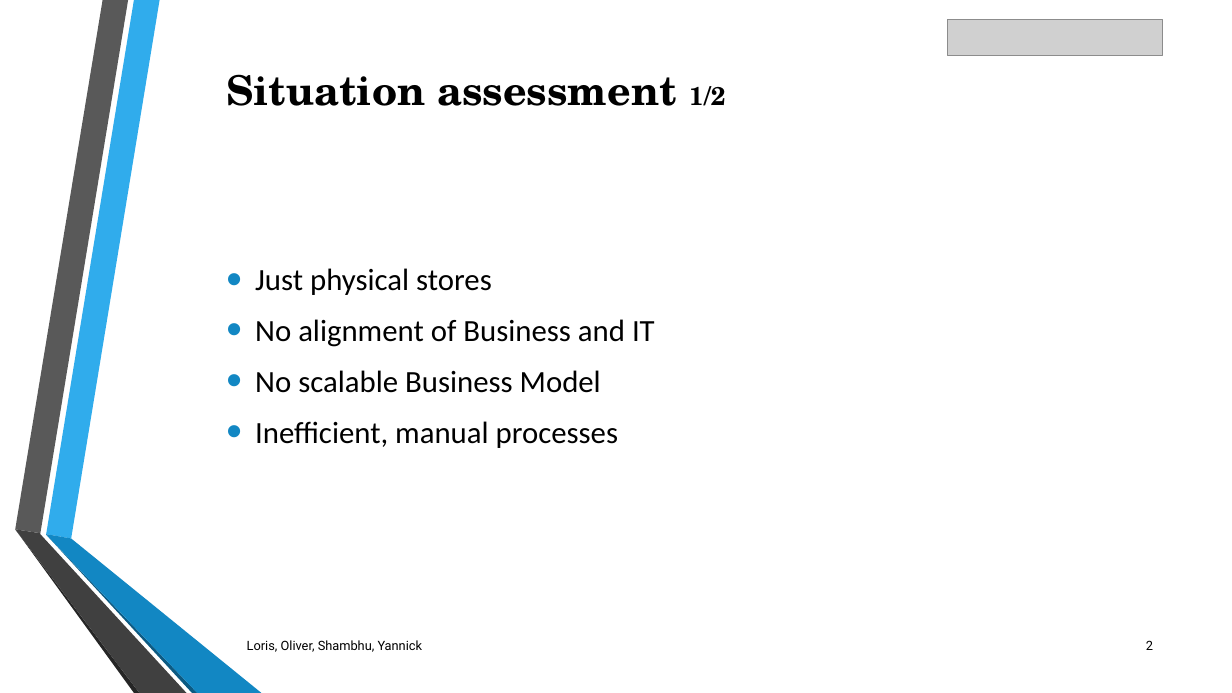
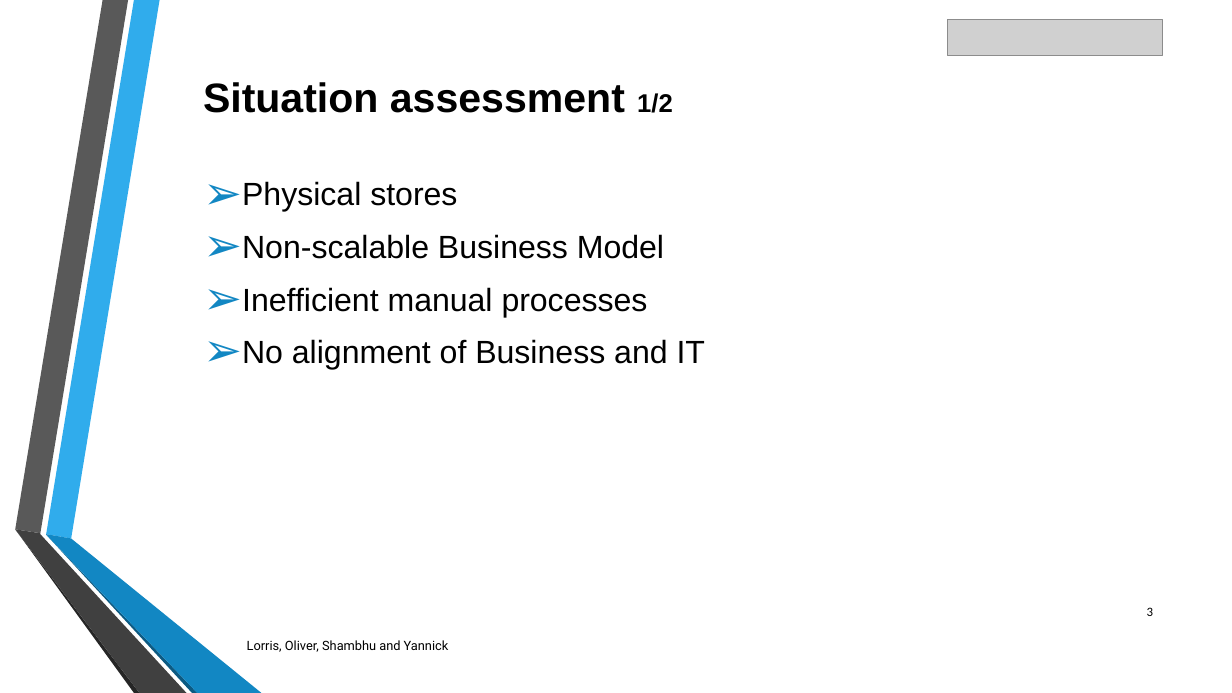
Before and after one commit to DigiBP/digibp-morcote, a slide deck: slide 3 of DBP_Morcote_CC_ClothingCompany.pptx (slide 2 before the commit). Drawn at 1232x693 pixels with LibreOffice and Linux fonts; fonts in the diff are those of the drawing; grey boxes stand for pictures. Boxes give left, top, right and bottom in pixels: in the first picture for what was removed or moved away, otherwise in the second. Text is boxed around its words. In the diff, an @@ line names an element or a change of style, - is before the commit and + after.

```diff
--- a/DBP_Morcote_CC_ClothingCompany.pptx
+++ b/DBP_Morcote_CC_ClothingCompany.pptx
@@ text "Situation assessment 1/2": place and size @@
-text "Situation assessment 1/2" at [226,74,726,106]
+text "Situation assessment 1/2" at [203,82,673,113]
@@ text "Situation assessment 1/2" at [203,82,673,113]: font TeX Gyre Schola to Arial @@
@@ text "Physical stores": place and size @@
-text "Physical stores" at [255,268,655,448]
+text "Physical stores" at [242,181,705,370]
@@ text at [242,181,664,317]: text changed; size 24 to 25 pt; font Calibri to Arial @@
-• Just physical stores
+➢ Physical stores
+➢ Non-scalable Business Model
+➢ Inefficient manual processes
@@ text at [242,339,705,370]: size 24 to 25 pt, font Calibri to Arial in "No alignment of Business and IT"; bullet • to ➢ @@
@@ text at [255,370,618,448]: paragraphs removed @@
-• No scalable Business Model
-• Inefficient, manual processes
@@ page number added at [1147,607,1153,616], 10 pt, text #000000 @@
+3
@@ text at [247,640,449,652]: text changed @@
-Loris, Oliver, Shambhu, Yannick
+Lorris, Oliver, Shambhu and Yannick
@@ page number removed at [1146,640,1153,650] @@
-2
```
Also in this commit, not shown: 4 other slides changed, 3 slides added, 1 slide removed.
